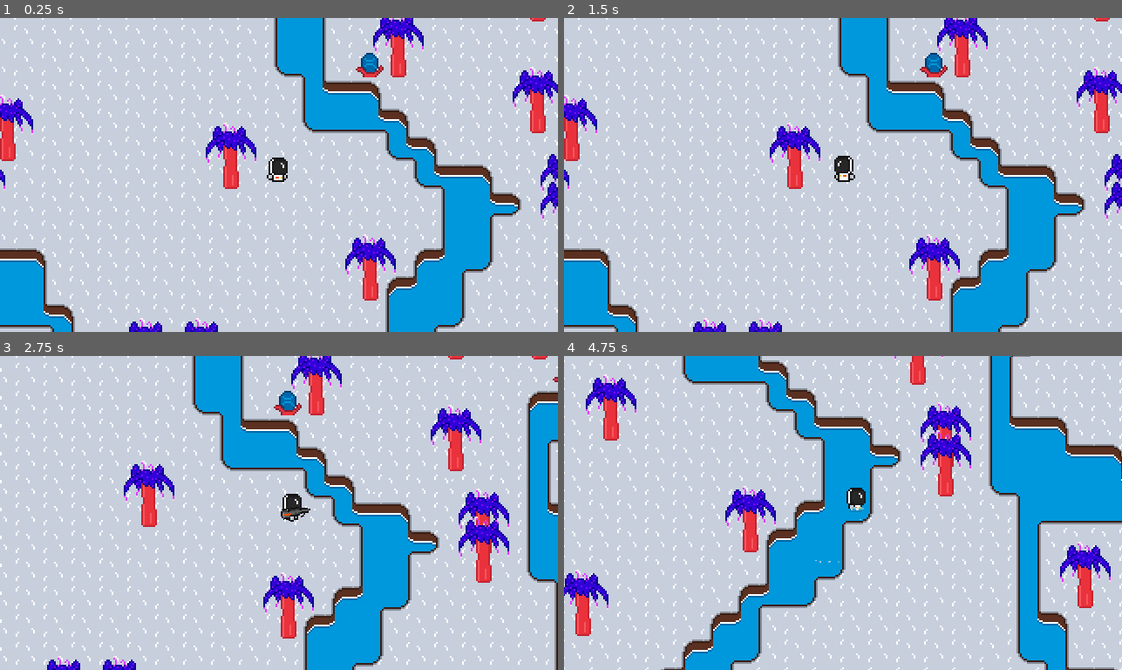
Above: before the commit, frames 1-4 (two rows, left to right).
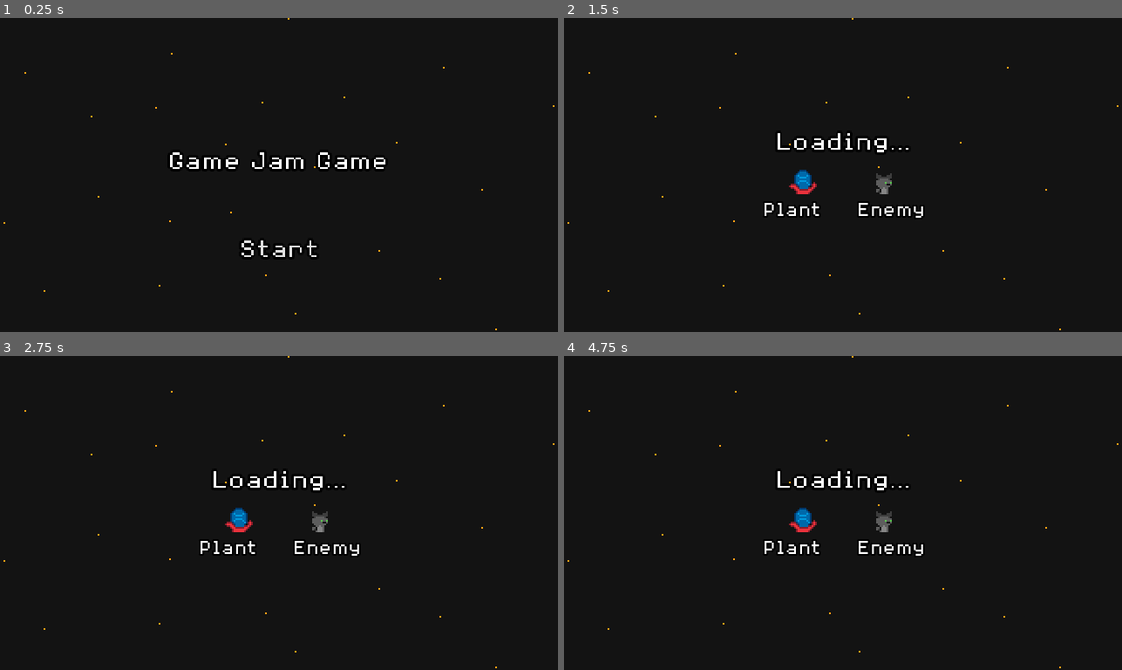
Above: after the commit, the same moments.

Repository: jreinke428/gamejam
Game: Godot game, scene res://Game/Start.tscn
The game is run twice, just before and just after one commit, with the same random seed, the same clock (stepped at 60 frames per second) and the same inputs. Before the commit the project starts from res://Test.tscn.
Inputs (mouse positions are in pixels of both pictures, inside the frame that each line leads up to):
- Up to frame 1 (0.25 s): no input
- Up to frame 2 (1.5 s): click (843, 253) at 0.5 s, where only the run after the commit has a clickable "Start"; click (720, 175) at 1.27 s
- Up to frame 3 (2.75 s): move the mouse to (401, 497) at 2.02 s; press the mouse at (401, 497) at 2.03 s; hold D (right) from 2.03 s (still down)
- Up to frame 4 (4.75 s): move the mouse to (731, 528) at 2.77 s; release D (right) at 2.78 s; release the mouse at (731, 528) at 2.78 s; hold S (down) 2.78-3.53 s; tap E (start_scan) at 2.85 s; move the mouse to (898, 443) at 3.52 s; hold D (right) 3.53-4.28 s; tap Mouse wheel up (zoom_in) at 3.6 s; move the mouse to (815, 575) at 4.27 s; hold W (up) from 4.28 s (still down); tap Mouse wheel down (zoom_out) at 4.35 s

The runs differ from the first frame. In frame 1, 100% of the frame differs, in the area x 0-100%, y 0-100%; in frame 2, 100%; in frame 3, 100%; in frame 4, 100%.
Error before the commit: Invalid access to property or key 'color' on a base object of type 'Nil'. (res://World/WorldGeneration.gd:129)

Commit message:
enemy damage

Diff:
--- a/Enemies/Enemy1/Enemy1.tscn
+++ b/Enemies/Enemy1/Enemy1.tscn
@@ -140,6 +140,10 @@
 scale_max = 1.3
 color_initial_ramp = SubResource("GradientTexture1D_jvnv3")
 
+[sub_resource type="CapsuleShape2D" id="CapsuleShape2D_v4rwm"]
+radius = 5.0
+height = 14.0
+
 [node name="Enemy1" type="CharacterBody2D"]
 motion_mode = 1
 script = ExtResource("1_0w5jq")
@@ -158,6 +162,7 @@
 frame_progress = 0.997786
 
 [node name="CollisionShape2D" type="CollisionShape2D" parent="."]
+position = Vector2(0, 1)
 shape = SubResource("CircleShape2D_msgpr")
 
 [node name="WaterParticles" type="GPUParticles2D" parent="."]
@@ -166,3 +171,9 @@
 amount = 12
 process_material = SubResource("ParticleProcessMaterial_ddbee")
 local_coords = true
+
+[node name="HitBox" type="Area2D" parent="."]
+
+[node name="CollisionShape2D" type="CollisionShape2D" parent="HitBox"]
+position = Vector2(0, -2)
+shape = SubResource("CapsuleShape2D_v4rwm")
--- a/Player/Gun/Bullet/Bullet.gd
+++ b/Player/Gun/Bullet/Bullet.gd
@@ -1,11 +1,21 @@
 extends Area2D
 
-const RIGHT = Vector2.RIGHT
-@export var SPEED: int = 200
+var speed: int = 200
+var damage: int = 1
 
 func _physics_process(delta):
-	var movement = RIGHT.rotated(rotation) * SPEED * delta
+	var movement = Vector2.RIGHT.rotated(rotation) * speed * delta
 	global_position += movement
+
+func initializeBullet(speed: int, damage: int):
+	speed = speed
+	damage = damage
 
 func _on_visible_on_screen_notifier_2d_screen_exited():
 	queue_free()
+
+
+func _on_area_entered(area):
+	if area.get_parent().is_in_group("Enemy"):
+		area.get_parent().hit(damage)
+		queue_free()
--- a/Player/Gun/Bullet/Bullet.tscn
+++ b/Player/Gun/Bullet/Bullet.tscn
@@ -1,4 +1,4 @@
-[gd_scene load_steps=4 format=3]
+[gd_scene load_steps=4 format=3 uid="uid://h0glhsy8ywnb"]
 
 [ext_resource type="Texture2D" uid="uid://b6g2mt7lko3x6" path="res://Player/Gun/Bullet/bullet.png" id="1_4cmse"]
 [ext_resource type="Script" path="res://Player/Gun/Bullet/Bullet.gd" id="2_jil83"]
@@ -18,4 +18,5 @@
 [node name="VisibleOnScreenNotifier2D" type="VisibleOnScreenNotifier2D" parent="."]
 rect = Rect2(-1, -1, 2, 2)
 
+[connection signal="area_entered" from="." to="." method="_on_area_entered"]
 [connection signal="screen_exited" from="VisibleOnScreenNotifier2D" to="." method="_on_visible_on_screen_notifier_2d_screen_exited"]
--- a/Player/Gun/Gun.gd
+++ b/Player/Gun/Gun.gd
@@ -2,6 +2,9 @@
 
 @export var bullet: PackedScene = null
 @onready var fireRateTimer = $FireRate
+
+var bulletSpeed := 205
+var bulletDamage := 2
 
 func _ready():
 	fireRateTimer.wait_time = 0.3
@@ -13,6 +16,8 @@
 func tryShootGun():
 	if fireRateTimer.is_stopped():
 		var newBullet: Area2D = bullet.instantiate()
+		newBullet.initializeBullet(bulletSpeed, bulletDamage)
+
 		get_tree().current_scene.add_child(newBullet)
 		newBullet.global_position = global_position + global_position.direction_to(get_global_mouse_position()) * 11
 		newBullet.global_rotation = global_rotation
--- a/project.godot
+++ b/project.godot
@@ -11,7 +11,7 @@
 [application]
 
 config/name="Gamejam"
-run/main_scene="res://Test.tscn"
+run/main_scene="res://Game/Start.tscn"
 config/features=PackedStringArray("4.0", "Forward Plus")
 config/icon="res://icon.svg"
 
Not shown: 1 places in Enemies/Enemy1/Enemy1.tscn that only renumber resources
Not shown: 1 places in Player/Player.tscn that only renumber resources
Not shown, added: export_presets.cfg
